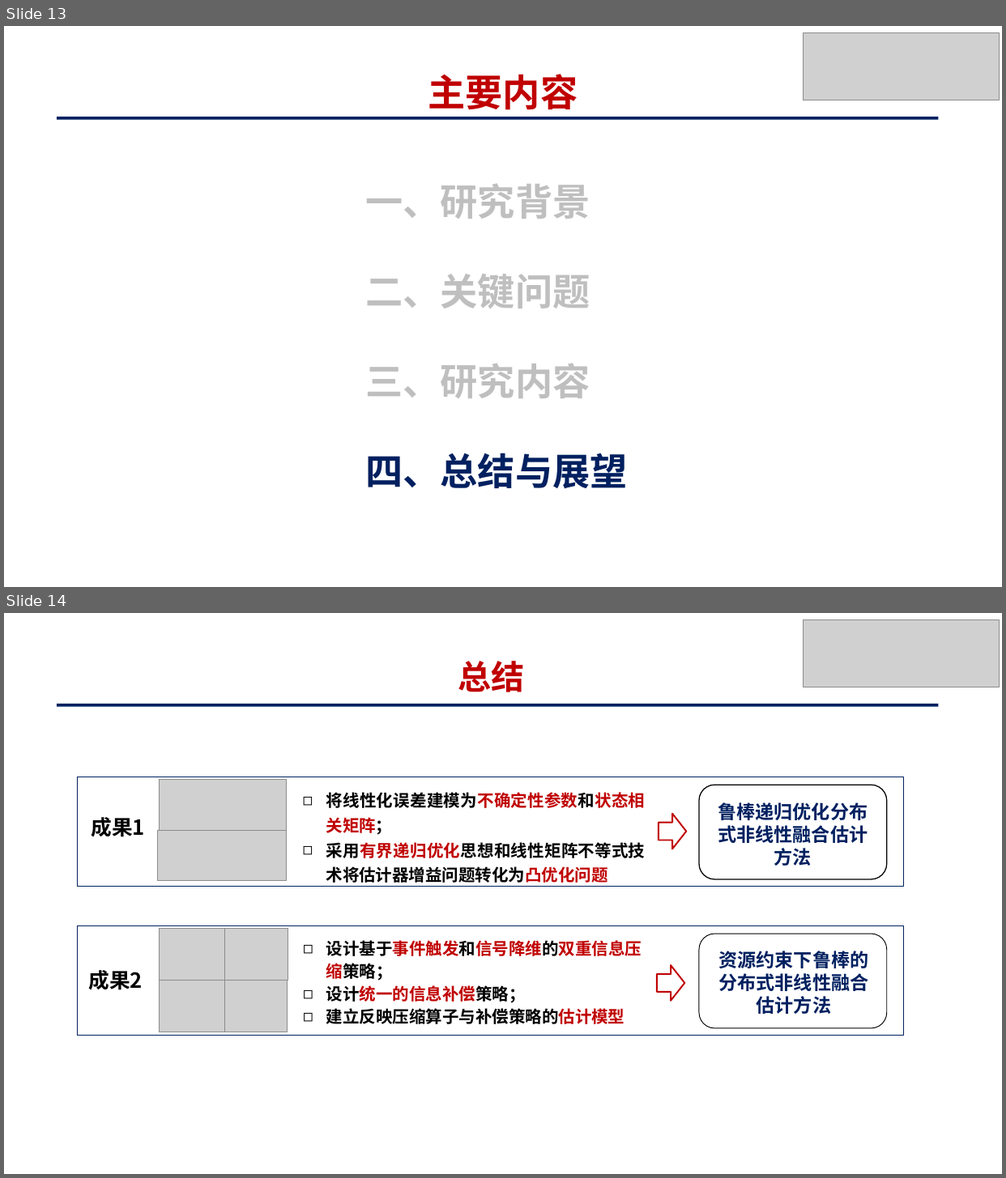
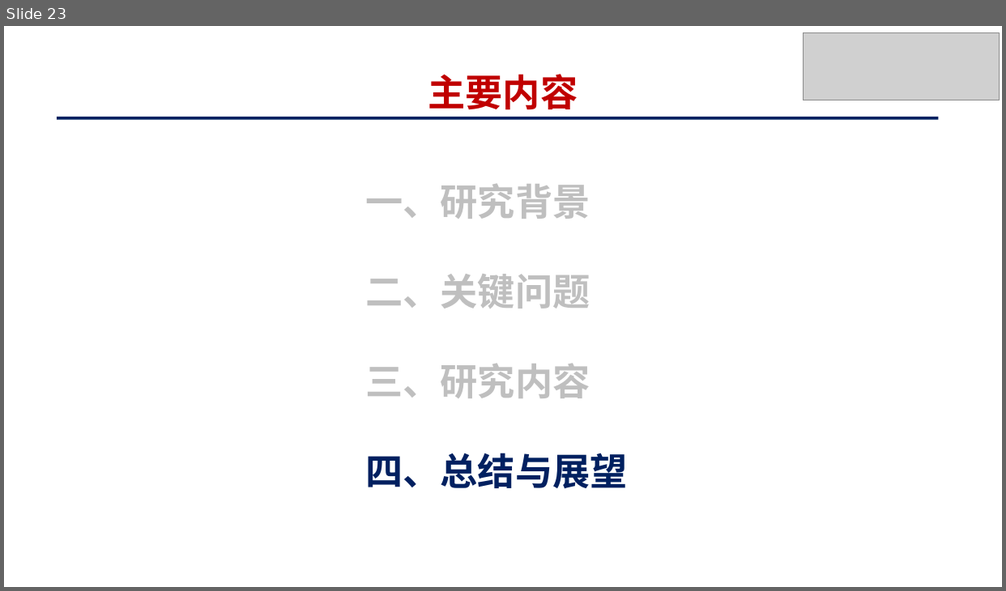
Before and after one commit to yck0609/master-thesis, a slide deck: PPT/基于策略迭代的马尔可夫跳变系统最优跟踪控制_姚才康.pptx. Shown one above the other, each under a label of ours: slides 13 and 14 before the commit, slide 23 after it. The pictures are 1006x1178 and 1006x591 pixels, drawn with LibreOffice and Linux fonts; fonts in the diff are those of the drawing; grey boxes stand for pictures. Boxes give left, top, right and bottom in pixels: in the first picture for what was removed or moved away, otherwise in the second. Text is boxed around its words. In the diff, an @@ line names an element or a change of style, - is before the commit and + after.

```diff
--- a/PPT/基于策略迭代的马尔可夫跳变系统最优跟踪控制_姚才康.pptx
+++ b/PPT/基于策略迭代的马尔可夫跳变系统最优跟踪控制_姚才康.pptx
@@ slide 14 removed at (4,613,1002,1174), background #FFFFFF; not listed: 1 template element that a slide beside it also shows @@
@@ picture removed at (803,619,999,687) @@
@@ title removed at (458,661,524,692) @@
-总结
@@ rectangle removed at (78,777,904,886) @@
@@ picture removed at (160,780,286,831) @@
@@ text removed at (326,792,646,883) @@
-◻ 将线性化误差建模为不确定性参数和状态相关矩阵；
-◻ 采用有界递归优化思想和线性矩阵不等式技术将估计器增益问题转化为凸优化问题
@@ rounded rectangle removed at (700,786,888,879) @@
@@ text removed at (718,803,867,866) @@
-鲁棒递归优化分布式非线性融合估计方法
@@ text removed at (91,817,145,837) @@
-成果1
@@ picture removed at (158,830,286,881) @@
@@ right arrow removed at (658,814,686,849) @@
@@ rectangle removed at (78,926,904,1035) @@
@@ text removed at (326,940,641,1024) @@
-◻ 设计基于事件触发和信号降维的双重信息压缩策略；
-◻ 设计统一的信息补偿策略；
-◻ 建立反映压缩算子与补偿策略的估计模型
@@ rounded rectangle removed at (700,934,888,1029) @@
@@ text removed at (719,951,869,1014) @@
-资源约束下鲁棒的分布式非线性融合估计方法
@@ text removed at (88,970,143,990) @@
-成果2
@@ right arrow removed at (657,965,684,1001) @@
@@ group removed at (160,928,288,1033): 4 pictures @@
@@ what was slide 13 is now slide 23 @@
```
Also in this commit, not shown: 5 slides changed, 18 slides added, 6 other slides removed, 15 other files.
